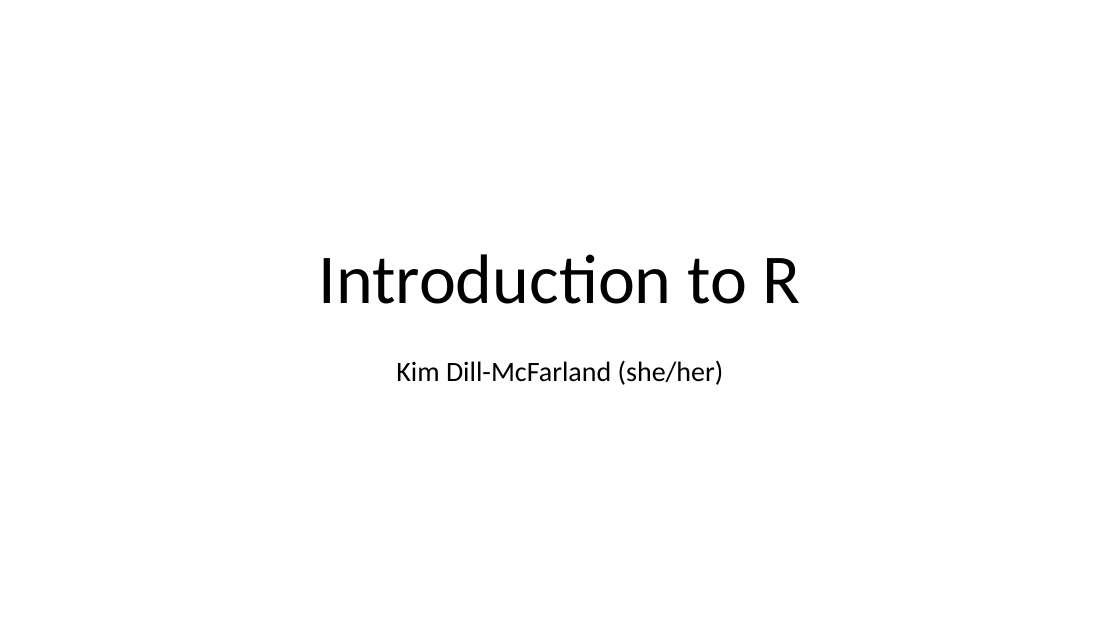
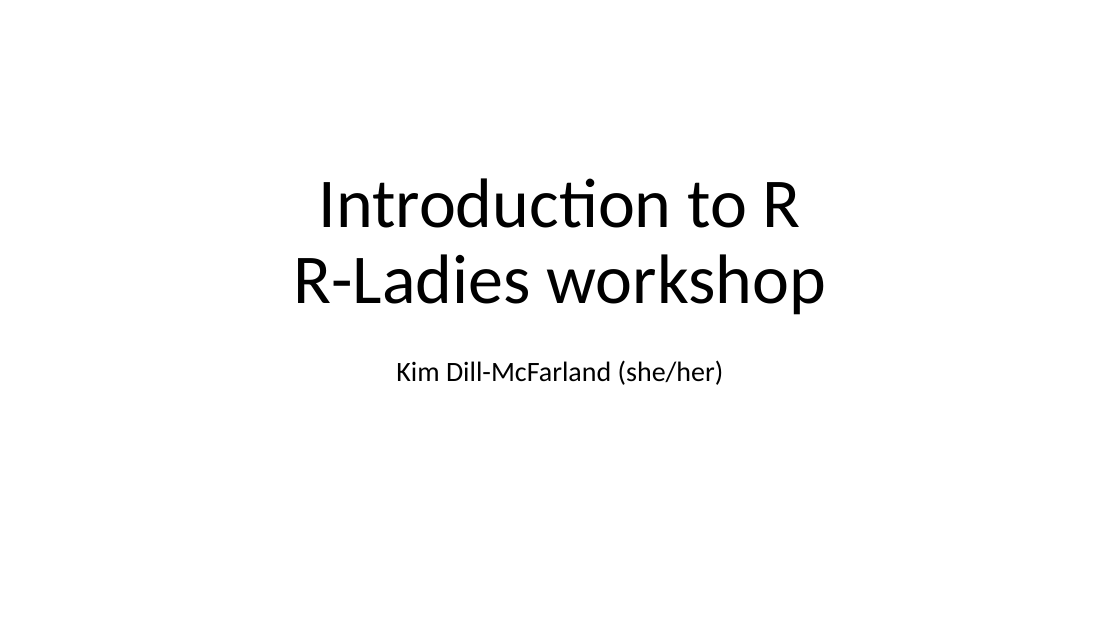
Before and after one commit to BIGslu/workshops, a slide deck: slide 2 of introR.workshop/welcome.pptx. Drawn at 1120x630 pixels with LibreOffice and Linux fonts; fonts in the diff are those of the drawing. Boxes give left, top, right and bottom in pixels: in the first picture for what was removed or moved away, otherwise in the second. Text is boxed around its words. In the diff, an @@ line names an element or a change of style, - is before the commit and + after.

```diff
--- a/introR.workshop/welcome.pptx
+++ b/introR.workshop/welcome.pptx
@@ title at [293, 178, 827, 315]: text changed @@
-Introduction to R
+Introduction to R
+R-Ladies workshop
```
